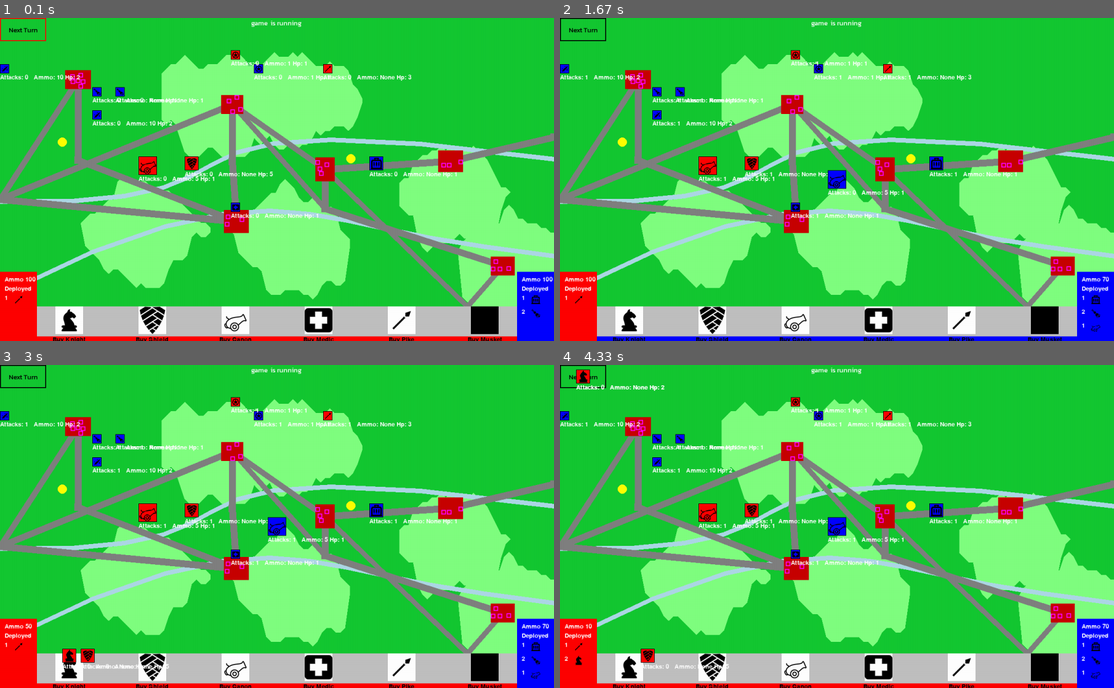
Above: before the commit, frames 1-4 (two rows, left to right).
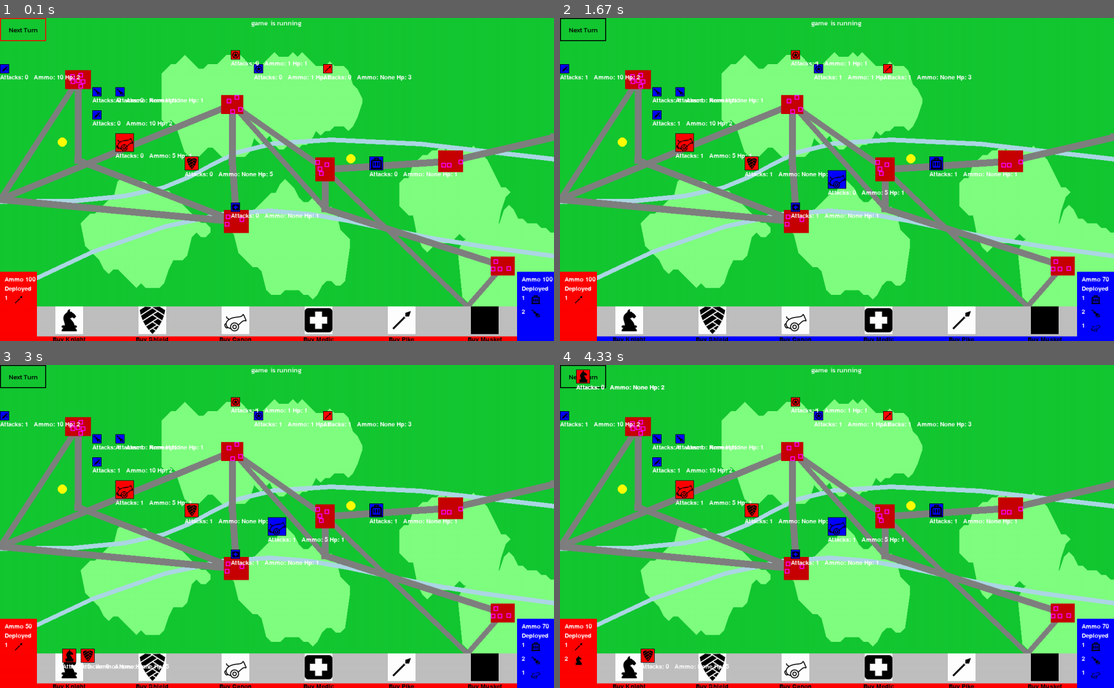
Above: after the commit, the same moments.

Repository: Nockiest/pygame-battleforge.
Game: pygame game, started from app.py
Same seed, same stepped clock (60 frames per second), same inputs: the game is played once before the commit and once after it.
Inputs (mouse positions are in pixels of both pictures, inside the frame that each line leads up to):
- Up to frame 1 (0.1 s): no input
- Up to frame 2 (1.67 s): click "Next Turn" at 0.38 s; press the mouse at (792, 321) at 0.7 s; move the mouse to (842, 289) at 0.8 s; release the mouse at (886, 260) at 0.93 s; press the mouse at (837, 179) at 1.03 s; move the mouse to (770, 147) at 1.13 s; release the mouse at (709, 114) at 1.27 s; press the mouse at (837, 179) at 1.37 s; move the mouse to (748, 198) at 1.47 s; release the mouse at (659, 218) at 1.6 s
- Up to frame 3 (3 s): press the mouse at (22, 374) at 1.7 s; move the mouse to (243, 494) at 1.8 s; release the mouse at (470, 610) at 1.93 s; press the mouse at (149, 668) at 2.03 s; move the mouse to (166, 545) at 2.13 s; release the mouse at (177, 423) at 2.27 s; press the mouse at (88, 655) at 2.37 s; move the mouse to (99, 536) at 2.47 s; release the mouse at (110, 416) at 2.6 s; click "Attacks: 0 Ammo: None Hp: 5" at 2.72 s
- Up to frame 4 (4.33 s): press the mouse at (582, 374) at 3.03 s; move the mouse to (737, 400) at 3.13 s; release the mouse at (897, 426) at 3.27 s; press the mouse at (1041, 668) at 3.37 s; move the mouse to (886, 607) at 3.47 s; release the mouse at (726, 552) at 3.6 s; press the mouse at (626, 655) at 3.7 s; move the mouse to (659, 639) at 3.8 s; release the mouse at (692, 626) at 3.93 s; press the mouse at (582, 374) at 4.03 s; move the mouse to (731, 442) at 4.13 s; release the mouse at (881, 507) at 4.27 s

The runs differ from the first frame. In frame 1, 0.6% of the frame differs, in the area x 20-39%, y 35-51%; in frame 2, 0.6%; in frame 3, 0.6%; in frame 4, 0.6%.

Commit message:
rendered movement circle as a circular line

Diff:
--- a/app.py
+++ b/app.py
@@ -15,13 +15,13 @@
 battle_ground.place_rivers()
 battle_ground.place_towns(screen)
 battle_ground.place_roads( )
-# battle_ground.place_bridges()
+battle_ground.place_bridges()
 battle_ground.place_supply_depots()
 # intersections =  find_river_segments_for_crossing(battle_ground.rivers)
-
-
+pygame.display.set_caption("BattleForge")
 my_font = pygame.font.Font(MAIN_FONT_URL, 15)
 
+game_state = "game-is-running"
 selected_unit = None
 render_units_attack_screen = False
 unit_placement_mode = None
@@ -35,7 +35,7 @@
 
 blue_player.create_starting_unit((Musketeer, 0, 100), living_units)
 blue_player.create_starting_unit((Musketeer, 200, 200), living_units)
-red_player.create_starting_unit((Canon, 300, 300), living_units)
+red_player.create_starting_unit((Canon, 250, 250), living_units)
 red_player.create_starting_unit((Shield, 400, 300), living_units)
 blue_player.create_starting_unit((Medic, 500, 400), living_units)
 blue_player.create_starting_unit((Commander, 550, 100), living_units)
@@ -48,6 +48,11 @@
 lets_continue = True
 fps = 60
 clock = pygame.time.Clock()  # will tick eveery second
+
+def start_game():
+    global game_state
+    print("click")
+    game_state = "game is running"
 
 def switch_player():
     global cur_player
@@ -222,7 +227,7 @@
 ]
 button_bar = ButtonBar(button_instances)
 next_turn_button = Button("Next Turn", 0, 0, 100, UPPER_BAR_HEIGHT, next_turn)
-
+start_game_button = Button("BEGIN GAME", WIDTH//2-50, HEIGHT//2-50, 100, 100, start_game)
 def draw_ui(screen):
     battle_ground.draw(screen)
     button_bar.draw(screen, HEIGHT - BUTTON_BAR_HEIGHT, players[cur_player].color)
@@ -231,90 +236,91 @@
     next_turn_button.draw(screen)
 
 while lets_continue:
-    # check for events
-    for event in pygame.event.get():
-        if event.type == pygame.QUIT:
-            print(event)
-            lets_continue = False
-
-        if event.type == pygame.MOUSEBUTTONDOWN and event.button == 1:
-            # Check if any button in the button bar is clicked
-            clicked_button = button_bar.get_clicked_button(event.pos)
-            if clicked_button and not selected_unit:
-                print(f"Clicked {clicked_button.unit_type} button.")
-                unit_placement_mode = clicked_button.unit_type
-
-            elif unit_placement_mode:
-                buy_unit(event.pos)
-            else:
-                if next_turn_button.is_clicked(event.pos):
-                    next_turn_button.callback()  # Call the callback function when the button is clicked
+    # # check for events
+    if game_state ==  "start-menu":
+        start_screen.fill(BRIDGE_COLOR)
+        start_game_button.draw(start_screen)
+
+        pygame.display.update()
+        clock.tick(fps)
+
+        continue
+
+
+    if game_state == "game-is-running":
+        for event in pygame.event.get():
+            if event.type == pygame.QUIT:
+                print(event)
+                lets_continue = False
+
+            if event.type == pygame.MOUSEBUTTONDOWN and event.button == 1:
+                # Check if any button in the button bar is clicked
+                clicked_button = button_bar.get_clicked_button(event.pos)
+                if clicked_button and not selected_unit:
+                    print(f"Clicked {clicked_button.unit_type} button.")
+                    unit_placement_mode = clicked_button.unit_type
+
+                elif unit_placement_mode:
+                    buy_unit(event.pos)
                 else:
-                #    for unit in living_units:
-                #     print(living_units)
-                #     can_select = try_select_unit(event.pos, unit)
-                #     # print(can_select)
-                #     if can_select:
-
+                    if next_turn_button.is_clicked(event.pos):
+                        next_turn_button.callback()  # Call the callback function when the button is clicked
+                    else:
+                        select_unit()
+
+
+            if event.type == pygame.MOUSEBUTTONUP and event.button == 3:
+                if render_units_attack_screen:
+                    process_attack(selected_unit, event.pos)
+
+                else:
                     select_unit()
 
 
-        if event.type == pygame.MOUSEBUTTONUP and event.button == 3:
-            if render_units_attack_screen:
-                process_attack(selected_unit, event.pos)
-
-            else:
-                # for unit in living_units:
-                #     can_select = try_select_unit(event.pos, unit)
-                #     # print(can_select)
-                #     if can_select:
-                    select_unit()
-
-
-
-        if event.type == pygame.MOUSEMOTION and event.buttons[0] == 1:
-            if selected_unit:
-                selected_unit.move_in_game_field(event.pos, living_units)
-
-    for player in players:
-        player.handle_input()
-    check_button_hover(all_buttons, pygame.mouse.get_pos())
-    screen.fill(GREEN)
-
-    # RENDER ELEMENTS ON THE MAIN SCREEN
-    # render the game state information
-    draw_ui(screen)
-
-    if selected_unit:
-            selected_unit.draw_as_active(screen)
-            # selected_unit.attack_range_modifiers = 1
-            selected_unit.draw_possible_movement_area(screen)
-    for unit in living_units:
-        if unit == selected_unit:
-            continue
-        unit.render_on_screen(screen)
-    if hasattr(selected_unit, 'attack_cross_position'):
-        selected_unit.render_attack_cross(screen)
-    if render_units_attack_screen:
-        if selected_unit.remain_actions > 0:
-            apply_modifier(selected_unit, living_units, "in_observer_range")
-            selected_unit.render_attack_circle(screen)
-    if unit_placement_mode:
-
-        players[cur_player].show_unit_to_be_placed((unit_to_be_placed, 0, 0)   )
-
-    text = my_font.render("game" +(" ended  " if game_won else "  is running ")  , True, (255, 255, 255))
-    text_rect = text.get_rect(center=(WIDTH // 2, 10))
-    screen.blit(text, text_rect)
-
-    # Render everything on the display
-    pygame.display.update()
-
-    # RENDER ELEMENTS ON THE BACKGROUND SCREEN
-    draw_ui(background_screen)
-
-
-    clock.tick(fps)
+
+            if event.type == pygame.MOUSEMOTION and event.buttons[0] == 1:
+                if selected_unit:
+                    selected_unit.move_in_game_field(event.pos, living_units)
+
+        for player in players:
+            player.handle_input()
+        check_button_hover(all_buttons, pygame.mouse.get_pos())
+        screen.fill(GREEN)
+
+        # RENDER ELEMENTS ON THE MAIN SCREENKs
+        # render the game state information
+        draw_ui(screen)
+
+        if selected_unit:
+                selected_unit.draw_as_active(screen)
+                # selected_unit.attack_range_modifiers = 1
+                selected_unit.draw_possible_movement_area(screen)
+        for unit in living_units:
+            if unit == selected_unit:
+                continue
+            unit.render_on_screen(screen)
+        if hasattr(selected_unit, 'attack_cross_position'):
+            selected_unit.render_attack_cross(screen)
+        if render_units_attack_screen:
+            if selected_unit.remain_actions > 0:
+                apply_modifier(selected_unit, living_units, "in_observer_range")
+                selected_unit.render_attack_circle(screen)
+        if unit_placement_mode:
+
+            players[cur_player].show_unit_to_be_placed((unit_to_be_placed, 0, 0)   )
+
+        text = my_font.render("game" +(" ended  " if game_won else "  is running ")  , True, (255, 255, 255))
+        text_rect = text.get_rect(center=(WIDTH // 2, 10))
+        screen.blit(text, text_rect)
+
+        # Render everything on the display
+        pygame.display.update()
+
+        # RENDER ELEMENTS ON THE BACKGROUND SCREEN
+        draw_ui(background_screen)
+
+
+        clock.tick(fps)
 
 # Ukončení pygame
 pygame.quit()
--- a/config.py
+++ b/config.py
@@ -10,6 +10,8 @@
 # Vytvoření obrazovky
 screen = pygame.display.set_mode((WIDTH, HEIGHT), pygame.SRCALPHA)
 background_screen = pygame.display.set_mode((WIDTH, HEIGHT) )
+start_screen = pygame.display.set_mode((WIDTH, HEIGHT) )
+
 square_size = 10  # Adjust the size range as needed
 
 # Define the width and height of the tender rectangle
--- a/tempCodeRunnerFile.py
+++ b/tempCodeRunnerFile.py
@@ -1,4 +1,9 @@
-  # for unit in living_units:
-                #     can_select = try_select_unit(event.pos, unit)
-                #     # print(can_select)
-                #     if can_select:
+# check for events
+    # if show_start_game_screen:
+    #     start_screen.fill(BRIDGE_COLOR)
+    #     start_game_button.draw(start_screen)
+
+    #     pygame.display.update()
+    #     clock.tick(fps)
+
+    #     contin
--- a/unit.py
+++ b/unit.py
@@ -64,11 +64,11 @@
         self.able_to_move = self.remain_actions > 0
         self.color = color
 
-        # Assign outline color based on unit's team color
-        if self.color == BLUE:
-            self.outline_color = BLUE_OUTLINE_COLOR
-        else:
-            self.outline_color = RED_OUTLINE_COLOR
+
+        # if self.color == BLUE:
+        #     self.outline_color = BLUE_OUTLINE_COLOR
+        # else:
+        #     self.outline_color = RED_OUTLINE_COLOR
 
         self.valid_movement_positions = []
 
@@ -92,31 +92,6 @@
                     self.rect = pygame.Rect(self.x, self.y, self.size, self.size)
                     break
 
-
-    # # Calculate the endpoint of the Bresenham line
-    #     movement_line = bresenham_line(self.start_turn_position[0], self.start_turn_position[1],  click_pos[0],  click_pos[1])
-    #     line_point_colors = get_pixel_colors(movement_line, background_screen)
-    #     # count the movement cost of every pixel based on its color
-    #     movement_costs = calculate_movement_cost(line_point_colors)
-
-    #     new_center_x, new_center_y = self.start_turn_position  # Initialize new_center_x and new_center_y
-
-    #     # find the pixel that doesn't overshoot the movement cost
-    #     print(movement_costs[-1][0])
-    #     for cost, index, color in reversed(movement_costs):
-    #         if cost < self.base_movement:
-    #             # Update the new_center_x and new_center_y
-    #             new_center_x, new_center_y = movement_line[index - 1]
-    #             # Set the unit's position to the last point before the condition was applied
-    #             self.x = new_center_x - self.size // 2
-    #             self.y = new_center_y - self.size // 2
-    #             self.rect = pygame.Rect(self.x, self.y, self.size, self.size)
-    #             break
-
-    #     new_rect = pygame.Rect(self.x, self.y, self.size, self.size)
-    #     # check whether the unit interferes with another of enemy units
-
-
     def new_point_interferes(self, living_units, point_x, point_y  ):
 
         # Create a new rectangle for the unit's position
@@ -140,13 +115,6 @@
         center_x, center_y = self.start_turn_position[0], self.start_turn_position[1]
         self.valid_movement_positions = []
 
-        # # Determine enemy color based on unit's color
-        # if self.color == BLUE:
-        #     enemy_color = RED
-        #     enemy_outline_color = RED_OUTLINE_COLOR
-        # else:
-        #     enemy_color = BLUE
-        #     enemy_outline_color = BLUE_OUTLINE_COLOR
 
         for angle in range(0, 360, 360 // num_samples):
             # Convert angle to radians
@@ -187,21 +155,20 @@
 
             self.valid_movement_positions.append(valid_movement_positions)
 
-    def draw_possible_movement_area(self, screen   ):
+    def draw_possible_movement_area(self, screen):
         # Find the common valid movement positions for all angles
         farthest_points = []
-
         for angle in self.valid_movement_positions:
-
             farthest_points.append(angle[-1])
             farthest_points.append(angle[-2])
-        # Draw valid movement positions on the screen
-        for pos in  farthest_points:
-            pygame.draw.circle(screen, (0, 255, 0), pos, 2)  # Draw a green circle at the valid position
+
+        # Draw the connected path using lines
+        if len(farthest_points) > 1:
+            pygame.draw.lines(screen, (0, 255, 0), False, farthest_points, 2)
 
     def render_attack_circle(self, screen):
         pygame.draw.circle(screen, RED, (self.x + self.size //
-                           2, self.y + self.size//2), self.attack_range*self.attack_range_modifiers, 1)
+                        2, self.y + self.size//2), self.attack_range*self.attack_range_modifiers, 1)
 
     def attack_square(self, click_pos):
         self.attack_cross_position = click_pos
@@ -271,7 +238,7 @@
 
     def remove_from_game(self, living_units, player):
         # Remove the unit from the 'units' list of the player
-        # self.player.units.remove(self)
+
         print(player.color, self.color, player.units, self)
         # Remove the unit from the 'cur_players' array
         player.units.remove(self)
@@ -307,7 +274,7 @@
             self.x + self.size // 2, self.y + self.size // 2)
 
         # Determine the outline color based on the unit's team color
-        outline_color = self.outline_color  # Use the unit's color for the outline
+        outline_color = BLACK# self.outline_color  # Use the unit's color for the outline
 
         # Draw the filled rectangle for the unit
         pygame.draw.rect(screen, self.color, self.rect)
@@ -328,7 +295,7 @@
     def draw_as_active(self, screen):
         outline_rect = pygame.Rect(
             self.x - 2, self.y - 2, self.size + 4, self.size + 4)
-        pygame.draw.rect(screen, self.outline_color, outline_rect, 2)
+        pygame.draw.rect(screen,  BLACK, outline_rect, 2)
 
 
         # Draw a line from self.start_turn_position to the center of the unit in red
Not shown, changed: task.todo
